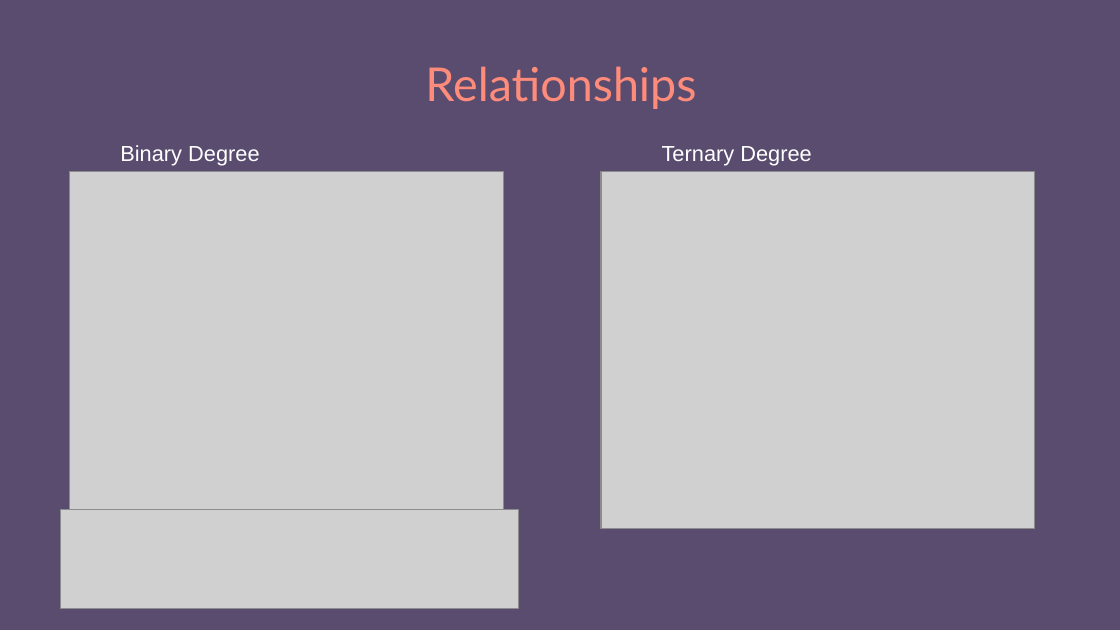
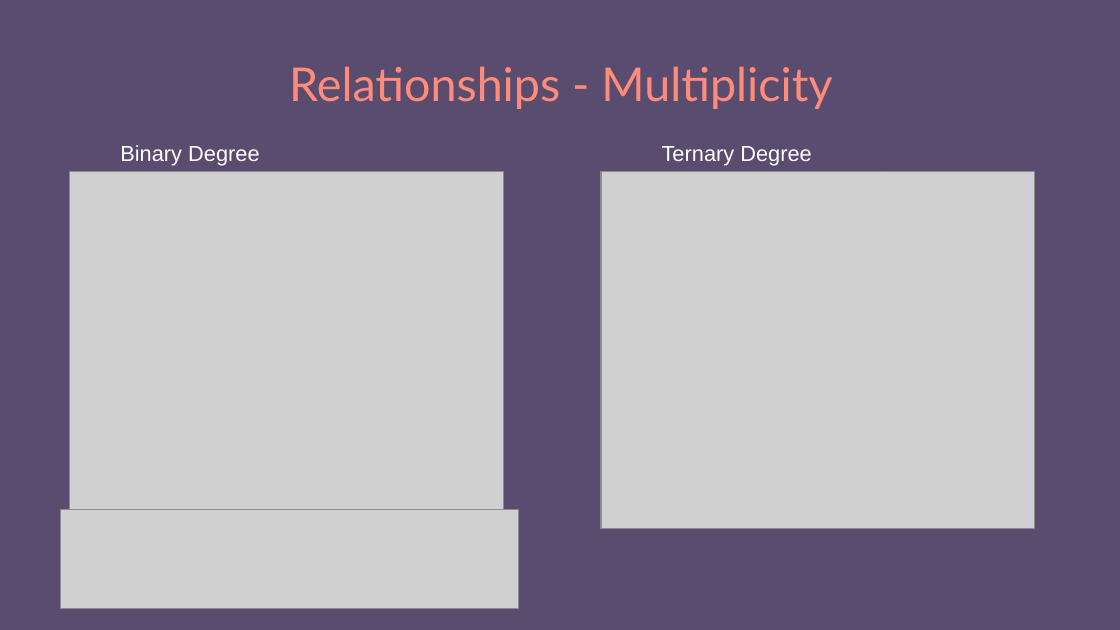
Before and after one commit to e-m-wilson/dotnet, a slide deck: slide 28 of Resources-Notes-Ppts/SQL/SQL_MSSQL.pptx. Drawn at 1120x630 pixels with LibreOffice and Linux fonts; fonts in the diff are those of the drawing; grey boxes stand for pictures. Boxes give left, top, right and bottom in pixels: in the first picture for what was removed or moved away, otherwise in the second. Text is boxed around its words. In the diff, an @@ line names an element or a change of style, - is before the commit and + after.

```diff
--- a/Resources-Notes-Ppts/SQL/SQL_MSSQL.pptx
+++ b/Resources-Notes-Ppts/SQL/SQL_MSSQL.pptx
@@ title at (289,66,832,109): text changed @@
-Relationships
+Relationships - Multiplicity
```
Also in this commit, not shown: 7 other slides changed, 11 slides added, 4 slides removed, 1 other file.
